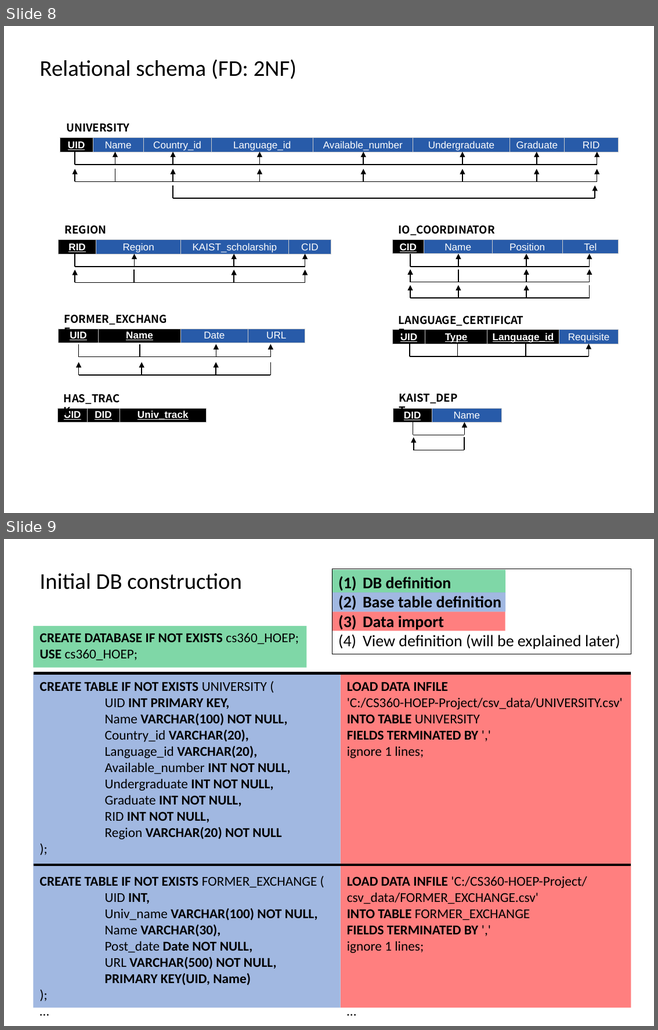
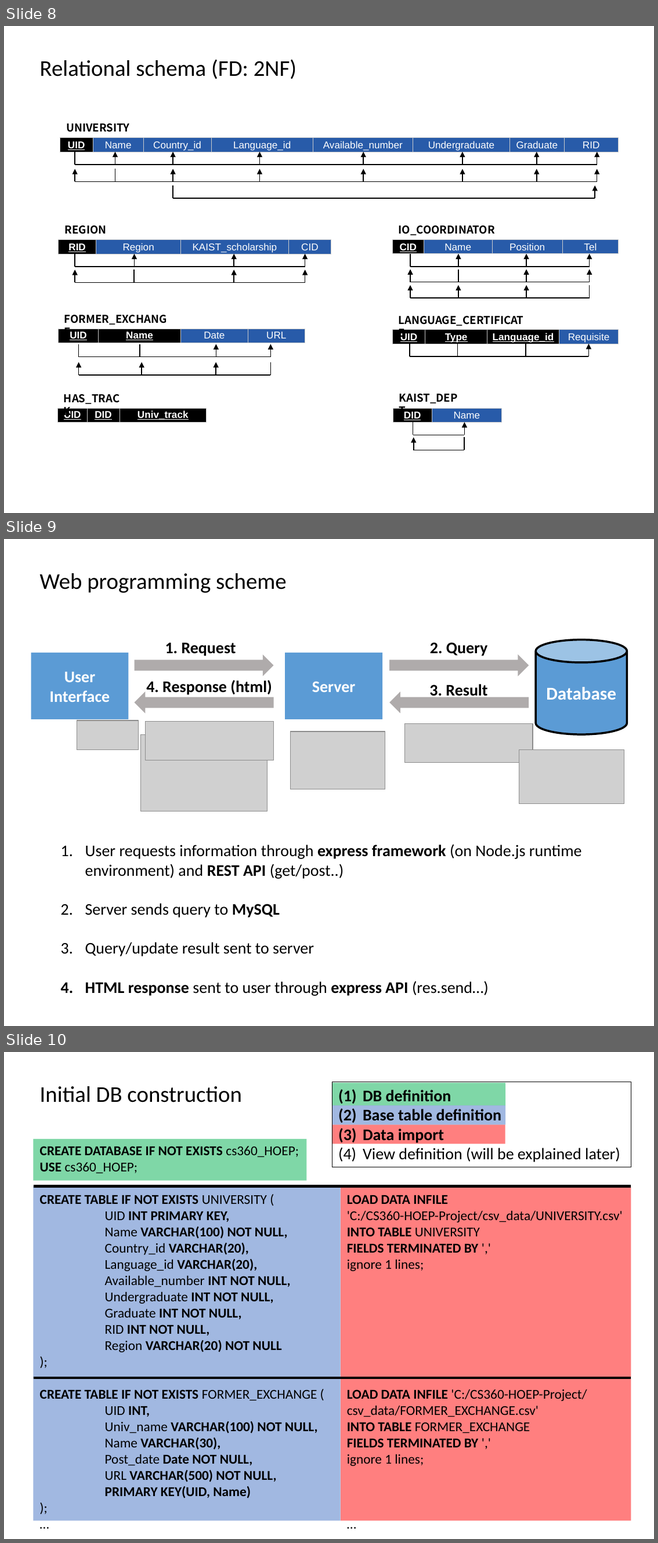
Before and after one commit to hy2850/CS360-HOEP-Project, a slide deck: v20181203 Final Presentation.pptx. Shown one above the other, each under a label of ours: slides 8 and 9 before the commit, slides 8, 9 and 10 after it. The pictures are 658x1030 and 658x1543 pixels, drawn with LibreOffice and Linux fonts; fonts in the diff are those of the drawing; grey boxes stand for pictures. Boxes give left, top, right and bottom in pixels: in the first picture for what was removed or moved away, otherwise in the second. Text is boxed around its words. In the diff, an @@ line names an element or a change of style, - is before the commit and + after.

```diff
--- a/v20181203 Final Presentation.pptx
+++ b/v20181203 Final Presentation.pptx
@@ slide 9 added at (4, 539, 654, 1026), background #FFFFFF @@
@@ text added at (40, 573, 286, 593), 25 pt, text #000000 @@
+Web programming scheme
@@ group added at (31, 640, 626, 811): 6 pictures, 4 right arrows, 4 texts, 2 rectangles, 1 cylinder @@
+User Interface
+Server
+4. Response (html)
+1. Request
+2. Query
+3. Result
+Database
@@ text added at (85, 844, 582, 996), 18 pt, text #000000 @@
+1. User requests information through express framework (on Node.js runtime environment) and REST API (get/post..)
+2. Server sends query to MySQL
+3. Query/update result sent to server
+4. HTML response sent to user through express API (res.send…)
@@ what was slide 9 is now slide 10 @@
```
Also in this commit, not shown: 8 slides changed, 3 other files.
